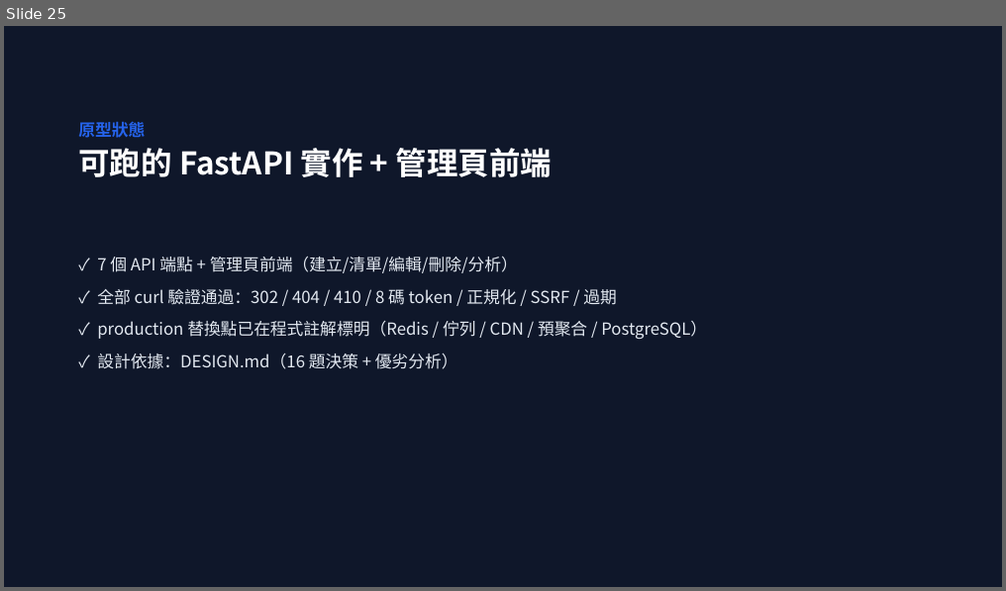
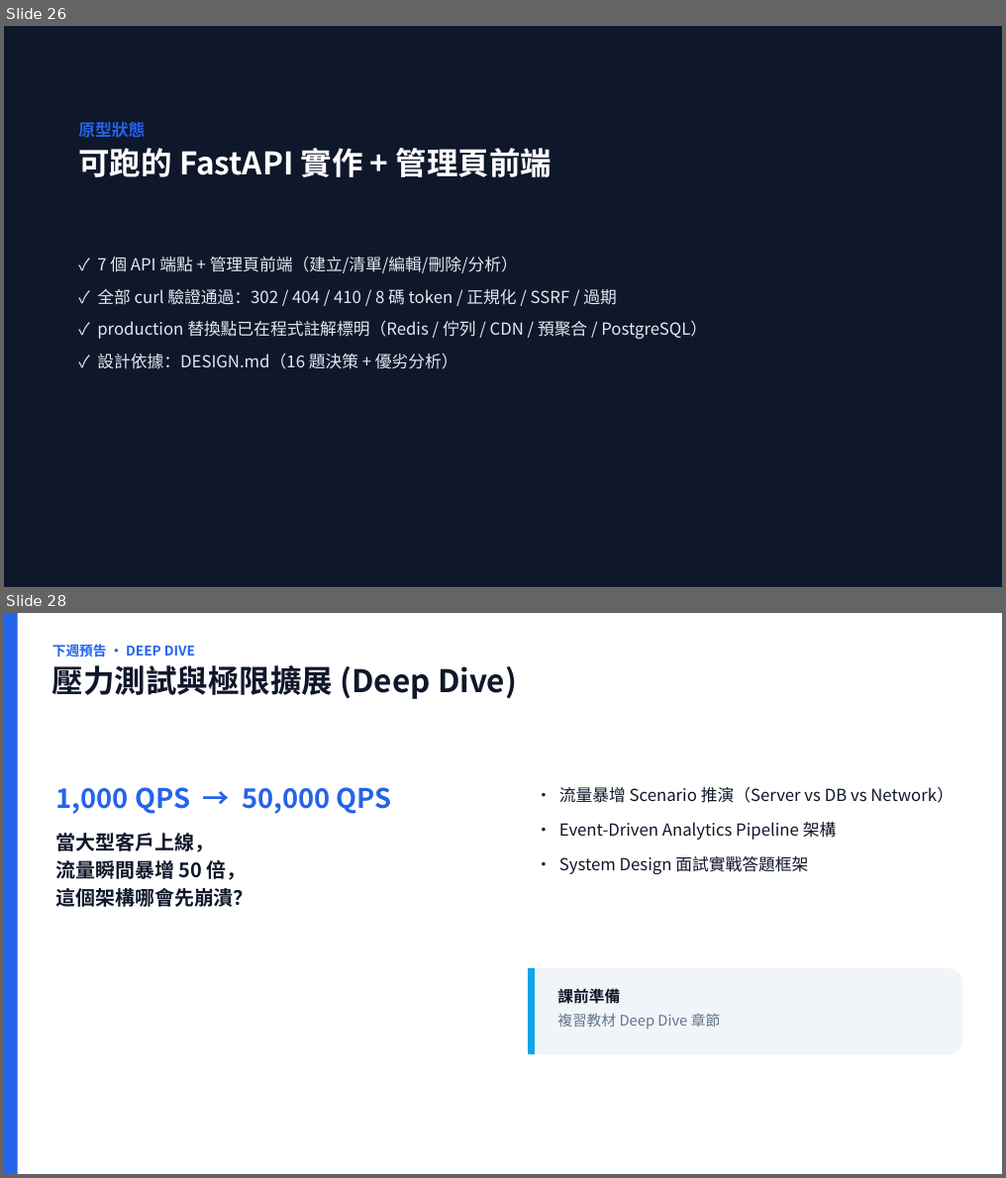
Before and after one commit to scolley31/system-design-demo, a slide deck: QR Code Generator/QR_Code_Generator.pptx. Shown one above the other, each under a label of ours: slide 25 before the commit, slides 26 and 28 after it; the slides between them are not shown. The pictures are 1006x591 and 1006x1178 pixels, drawn with LibreOffice and Linux fonts; fonts in the diff are those of the drawing. Boxes give left, top, right and bottom in pixels: in the first picture for what was removed or moved away, otherwise in the second. Text is boxed around its words. In the diff, an @@ line names an element or a change of style, - is before the commit and + after.

```diff
--- a/QR Code Generator/QR_Code_Generator.pptx
+++ b/QR Code Generator/QR_Code_Generator.pptx
@@ slide 28 added at [4, 613, 1002, 1174], background #FFFFFF @@
@@ rectangle added at [4, 613, 18, 1174], fill #2563EB @@
@@ text added at [53, 644, 517, 699], 30 pt, text #0F172A, bold @@
+下週預告 · DEEP DIVE
+壓力測試與極限擴展 (Deep Dive)
@@ text added at [56, 787, 392, 907], 19 pt, text #0F172A, bold @@
+1,000 QPS → 50,000 QPS
+當大型客戶上線，
+流量瞬間暴增 50 倍，
+這個架構哪會先崩潰？
@@ text added at [559, 786, 953, 875], 16 pt, text #0F172A @@
+• 流量暴增 Scenario 推演（Server vs DB vs Network）
+• Event-Driven Analytics Pipeline 架構
+• System Design 面試實戰答題框架
@@ rounded rectangle added at [528, 968, 962, 1055], fill #F1F5F9, outline #F1F5F9 0.75 pt @@
@@ rectangle added at [528, 968, 535, 1055], fill #0EA5E9 @@
@@ text added at [557, 986, 720, 1029], 14 pt, text #64748B @@
+課前準備
+複習教材 Deep Dive 章節
@@ what was slide 25 is now slide 26 @@
```
Also in this commit, not shown: 2 slides changed, 2 other slides added, 10 other files.
